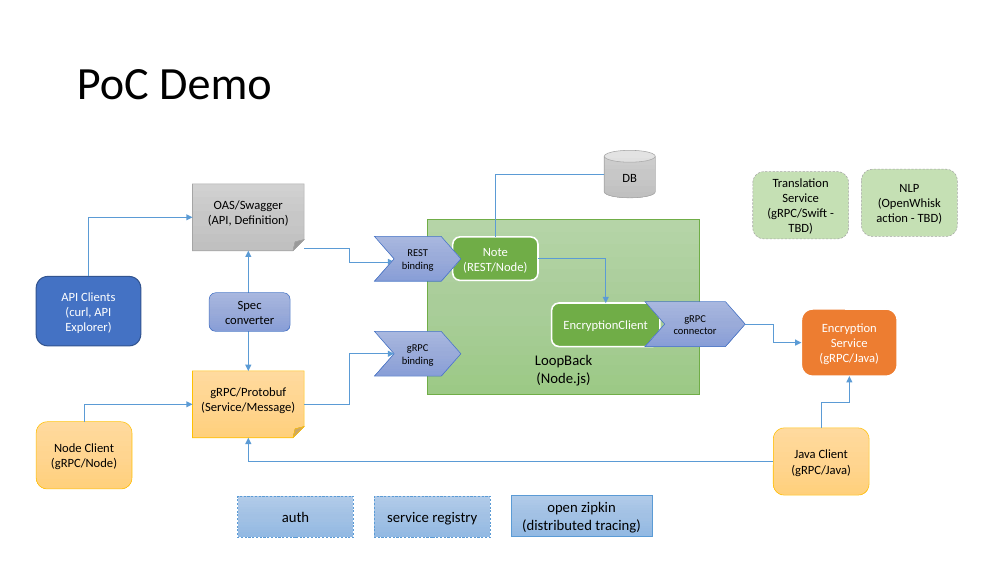
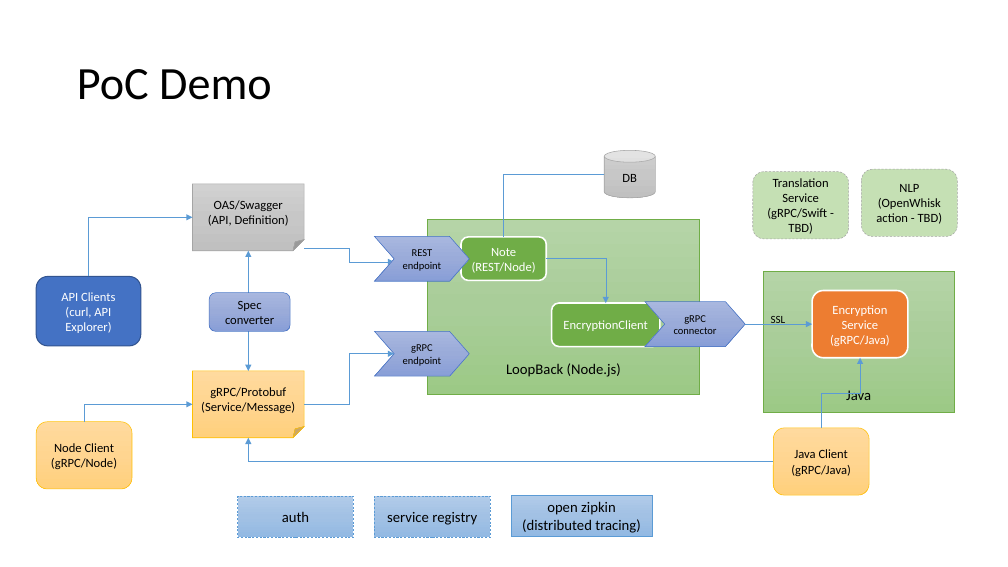
Before and after one commit to strongloop/loopback-example-polyglot, a slide deck: slide 11 of Polyglot Microservices.pptx. Drawn at 1008x567 pixels with LibreOffice and Linux fonts; fonts in the diff are those of the drawing. Boxes give left, top, right and bottom in pixels: in the first picture for what was removed or moved away, otherwise in the second. Text is boxed around its words. In the diff, an @@ line names an element or a change of style, - is before the commit and + after.

Commit message:
Update slides

```diff
--- a/Polyglot Microservices.pptx
+++ b/Polyglot Microservices.pptx
@@ elbow line moved from (604, 174) - (495, 237) to (604, 174) - (504, 237) @@
@@ chevron "REST": place and size @@
-chevron "REST" at (374, 237, 461, 281)
+chevron "REST" at (374, 237, 469, 281)
@@ rounded rectangle "Note": place and size @@
-rounded rectangle "Note" at (453, 237, 538, 281)
+rounded rectangle "Note" at (461, 237, 547, 281)
@@ text in chevron at (403, 261, 441, 271): text changed @@
-binding
+endpoint
@@ elbow arrow moved from (538, 259) - (606, 303) to (547, 259) - (606, 303) @@
@@ rectangle added at (764, 271, 954, 413), fill gradient #B5D5A7 to #AACE9A to #9CC987, outline #70AD47 0.5 pt, 14 pt, text #000000 @@
+Java
@@ rounded rectangle "Encryption": place and size @@
-rounded rectangle "Encryption" at (802, 309, 898, 377)
+rounded rectangle "Encryption" at (812, 290, 908, 358)
@@ elbow arrow moved from (746, 324) - (802, 343) to (746, 324) - (812, 324) @@
@@ text added at (771, 316, 786, 325), 10.5 pt, text #000000 @@
+SSL
@@ chevron "gRPC": place and size @@
-chevron "gRPC" at (374, 331, 461, 376)
+chevron "gRPC" at (374, 331, 469, 376)
@@ text in chevron at (403, 356, 441, 366): text changed @@
-binding
+endpoint
@@ elbow arrow moved from (821, 428) - (849, 377) to (821, 428) - (861, 358) @@
@@ text in rectangle at (506, 363, 621, 377): text changed @@
-LoopBack
-(Node.js)
+LoopBack (Node.js)
```
Also in this commit, not shown: 3 other slides changed.
